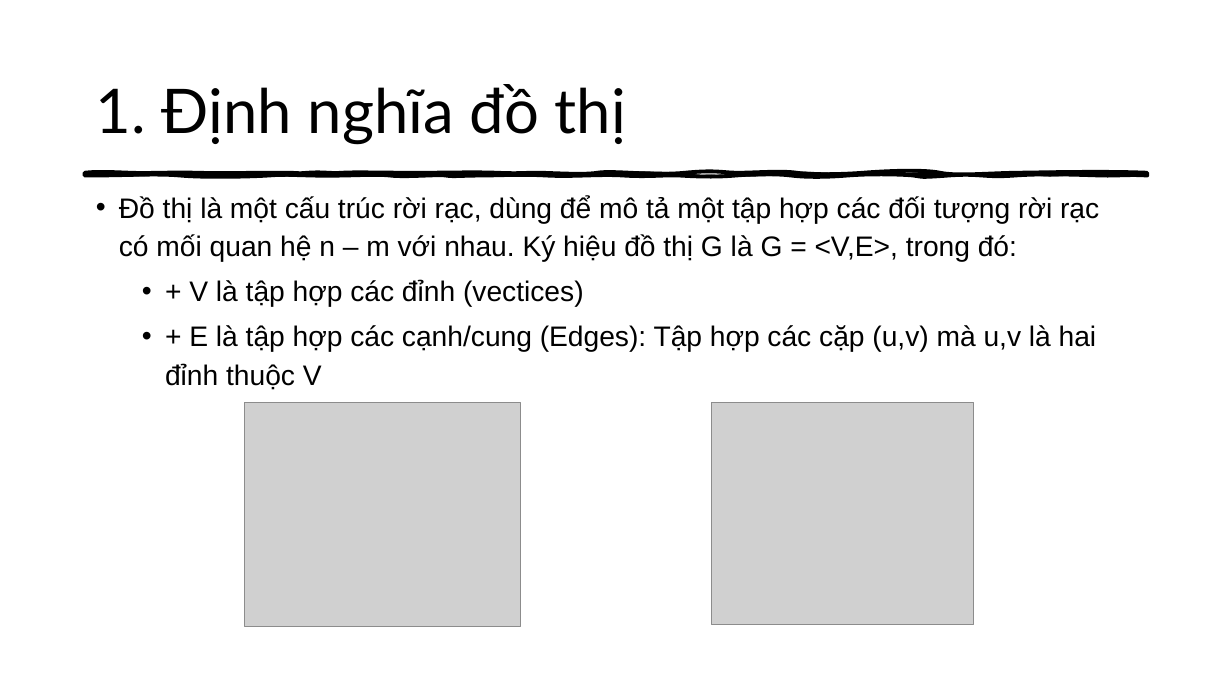
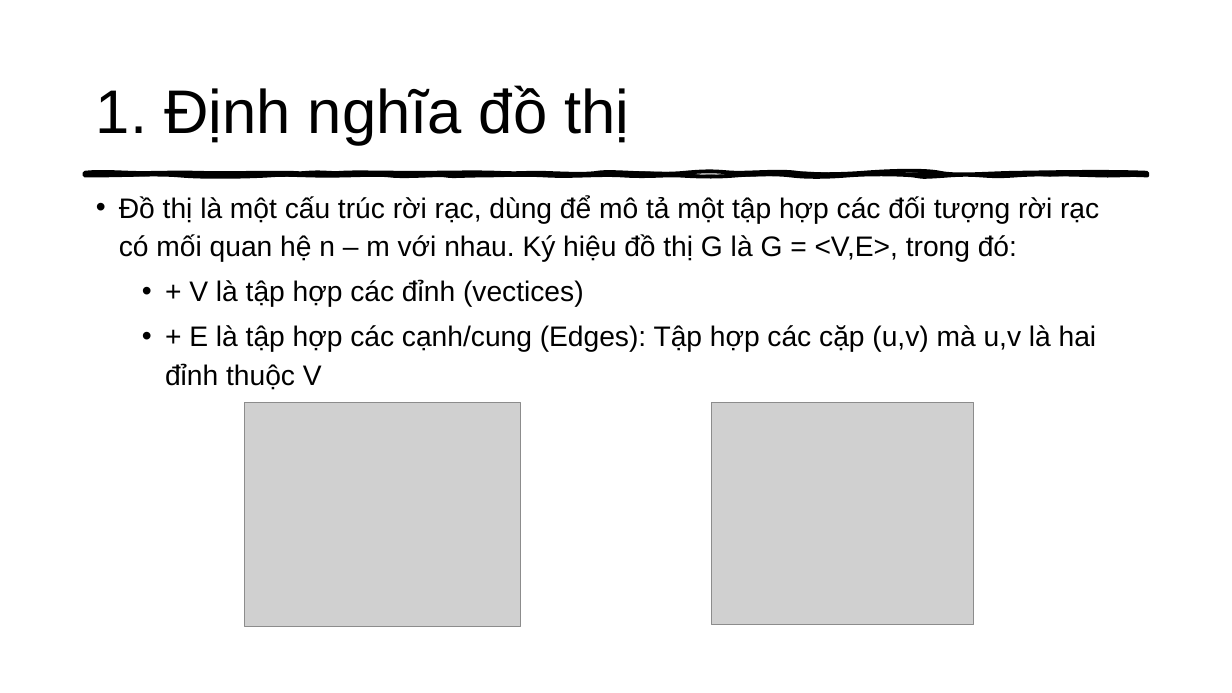
Before and after one commit to thathcmus/CTDL_GT, a slide deck: slide 3 of Cau_Truc_Du_Lieu_Do_Thi_Va_Ung_Dung.pptx. Drawn at 1232x693 pixels with LibreOffice and Linux fonts; fonts in the diff are those of the drawing; grey boxes stand for pictures. Boxes give left, top, right and bottom in pixels: in the first picture for what was removed or moved away, otherwise in the second. Text is boxed around its words. In the diff, an @@ line names an element or a change of style, - is before the commit and + after.

```diff
--- a/Cau_Truc_Du_Lieu_Do_Thi_Va_Ung_Dung.pptx
+++ b/Cau_Truc_Du_Lieu_Do_Thi_Va_Ung_Dung.pptx
@@ title "1. Định nghĩa đồ thị" at (x1=96, y1=85, x2=629, y2=144): font Lato to Arial @@
```
Also in this commit, not shown: 19 other slides changed, 13 slides added, 2 other files.
